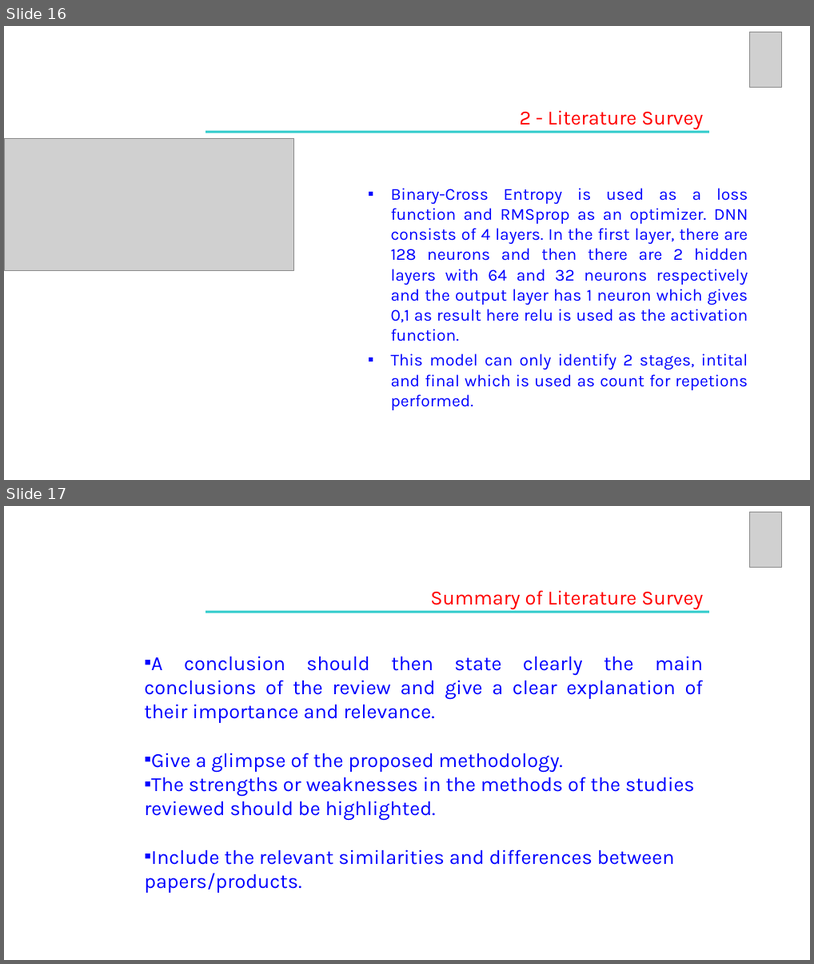
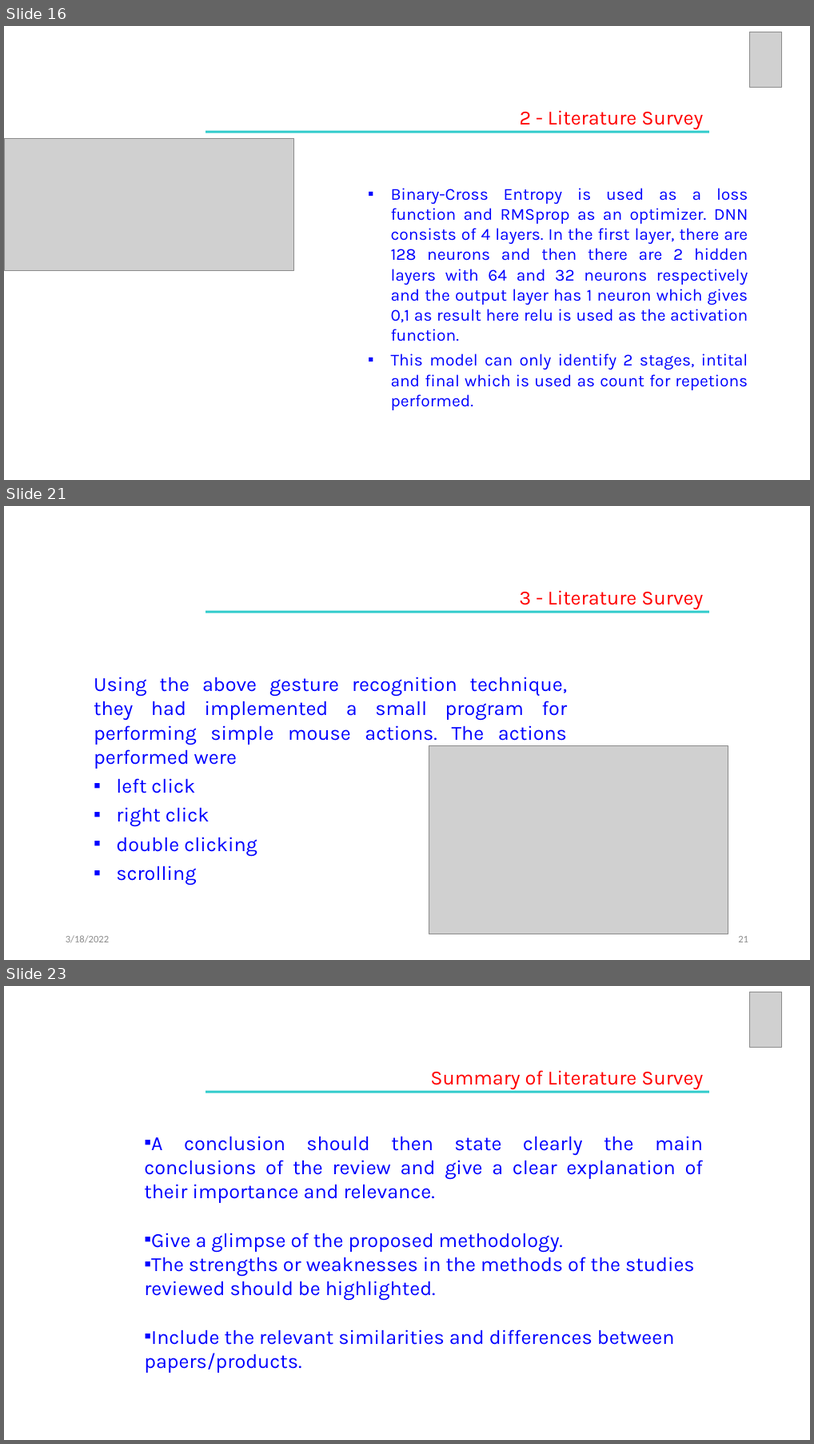
Before and after one commit to VishnuJG/CV-Workout, a slide deck: LiteratureSurvey/UE19CS390A_REVIEW 2.pptx. Shown one above the other, each under a label of ours: slides 16 and 17 before the commit, slides 16, 21 and 23 after it; the slides between them are not shown. The pictures are 814x964 and 814x1444 pixels, drawn with LibreOffice and Linux fonts; fonts in the diff are those of the drawing; grey boxes stand for pictures. Boxes give left, top, right and bottom in pixels: in the first picture for what was removed or moved away, otherwise in the second. Text is boxed around its words. In the diff, an @@ line names an element or a change of style, - is before the commit and + after.

```diff
--- a/LiteratureSurvey/UE19CS390A_REVIEW 2.pptx
+++ b/LiteratureSurvey/UE19CS390A_REVIEW 2.pptx
@@ slide 21 added at (4,506,810,960), background #FFFFFF @@
@@ text added at (519,590,703,609), 24 pt, text #FF0000 @@
+3 - Literature Survey
@@ rectangle added at (206,611,710,613), fill #33CCCC @@
@@ text added at (94,676,568,884), 24 pt, text #0000FF @@
+Using the above gesture recognition technique, they had implemented a small program for performing simple mouse actions. The actions performed were
+▪ left click
+▪ right click
+▪ double clicking
+▪ scrolling
@@ picture added at (430,745,729,934) @@
@@ text added at (66,935,109,943), 12 pt, text #8C8C8C @@
+3/18/2022
@@ page number added at (738,936,749,942), 12 pt, text #8C8C8C @@
+21
@@ what was slide 17 is now slide 23 @@
```
Also in this commit, not shown: 5 other slides added.
